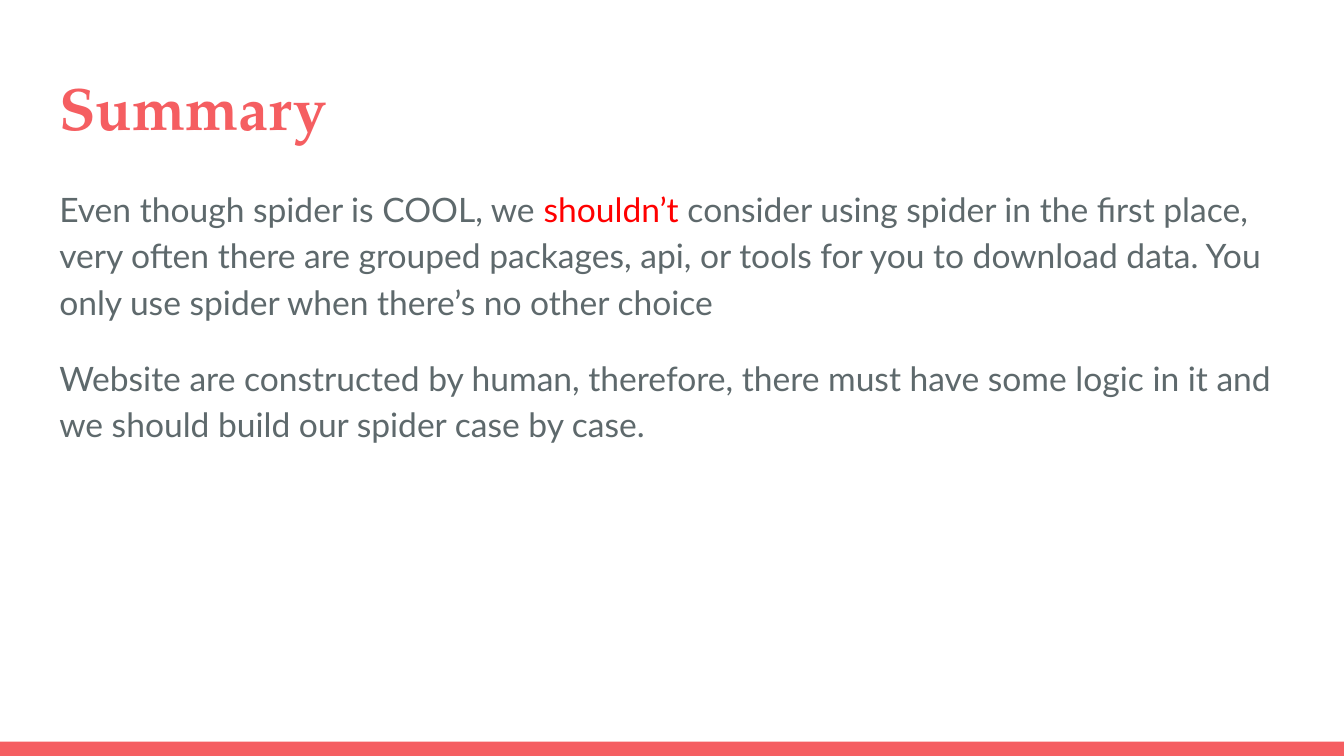
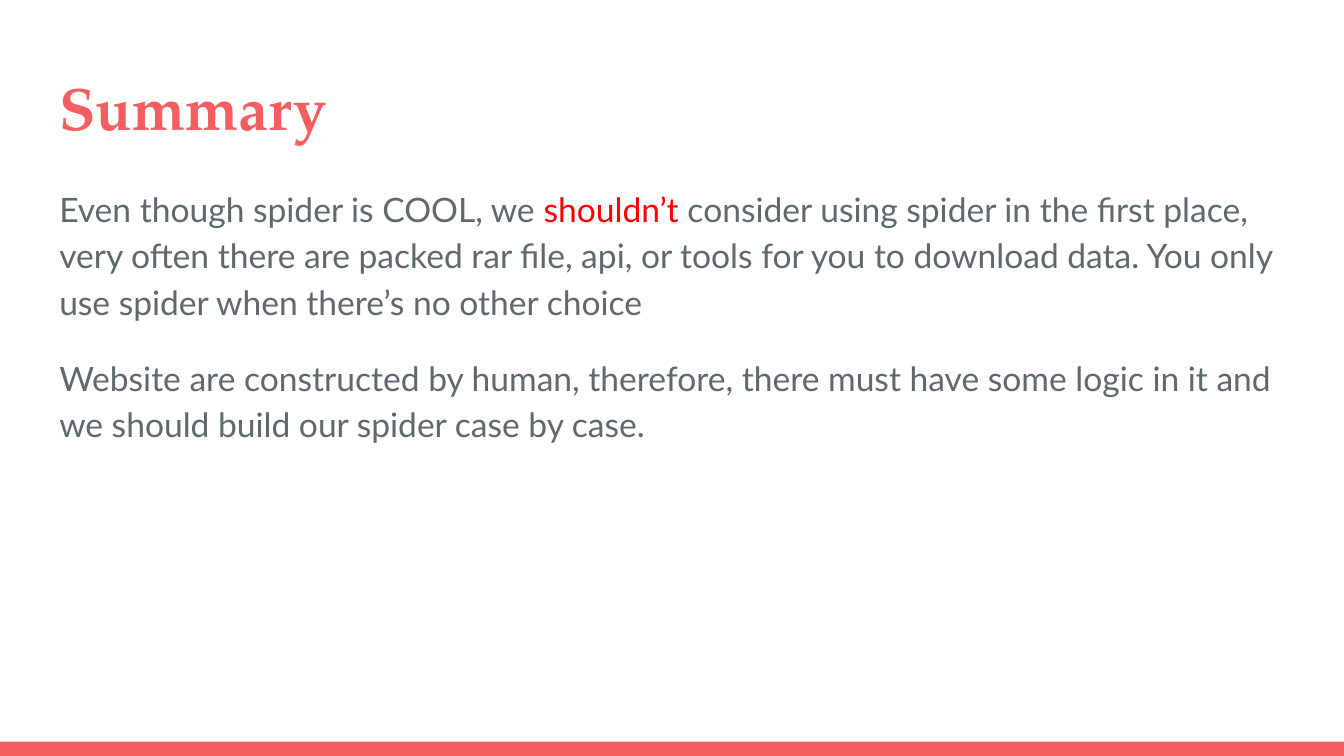
Before and after one commit to cityu-hall2/Workshop2-Spider-on-Python, a slide deck: slide 26 of Build Spider on Cloud.pptx (slide 25 before the commit). Drawn at 1344x756 pixels with LibreOffice and Linux fonts; fonts in the diff are those of the drawing. Boxes give left, top, right and bottom in pixels: in the first picture for what was removed or moved away, otherwise in the second. Text is boxed around its words. In the diff, an @@ line names an element or a change of style, - is before the commit and + after.

```diff
--- a/Build Spider on Cloud.pptx
+++ b/Build Spider on Cloud.pptx
@@ text at box(59, 196, 1273, 321): text changed @@
-Even though spider is COOL, we shouldn’t consider using spider in the first place, very often there are grouped packages, api, or tools for you to download data. You only use spider when there’s no other choice
+Even though spider is COOL, we shouldn’t consider using spider in the first place, very often there are packed rar file, api, or tools for you to download data. You only use spider when there’s no other choice
```
Also in this commit, not shown: 8 other slides changed, 3 slides added, 1 slide removed.
